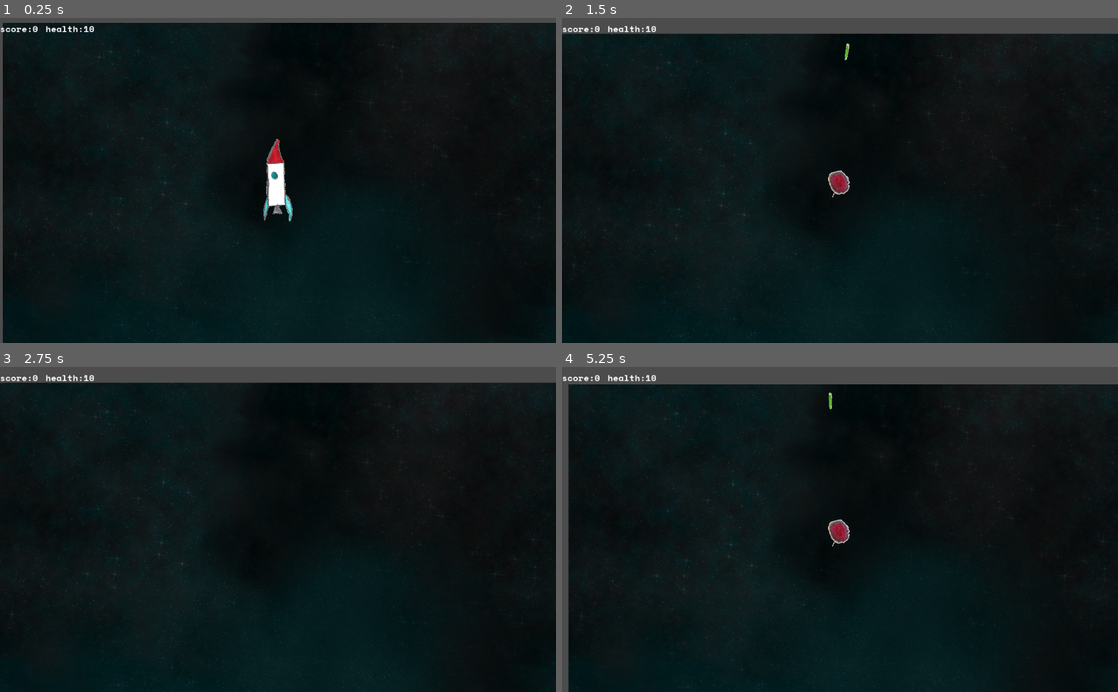
Above: before the commit, frames 1-4 (two rows, left to right).
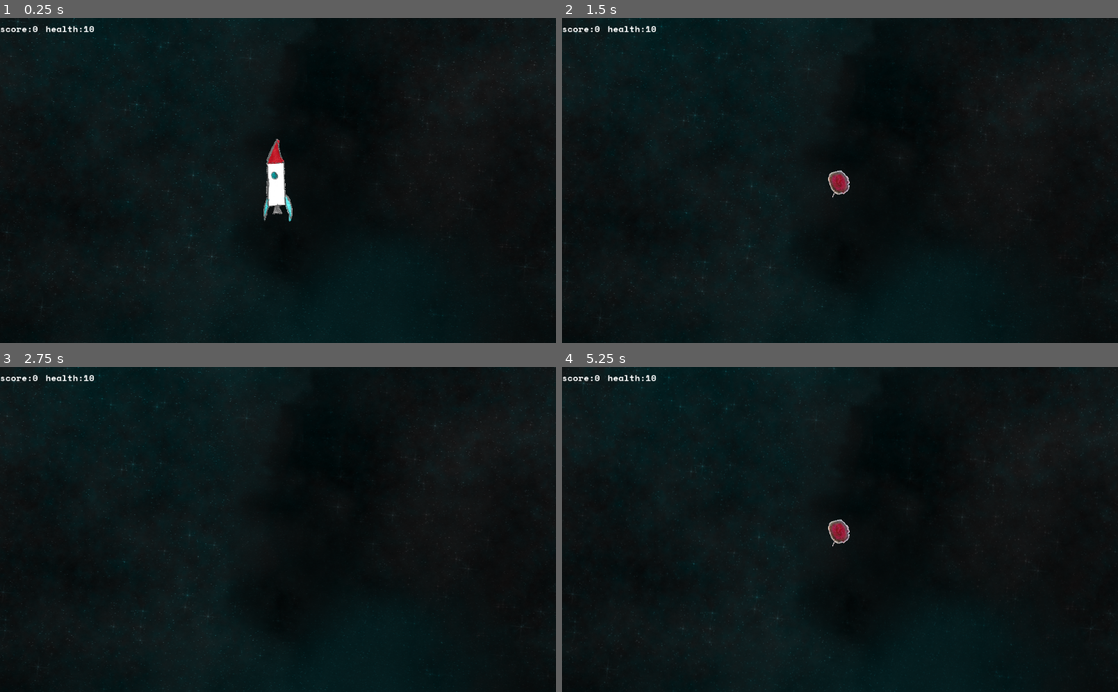
Above: after the commit, the same moments.

Repository: the-g-force/FamJam-April2020
Game: Godot game, scene res://src/Level.tscn
Two runs of this game, one before a commit and one after it. Both use one fixed random seed, a clock stepped at 60 frames per second and the inputs below. Sound files missing from this copy of the repository are replaced by a short silence.
Inputs:
- Up to frame 1 (0.25 s): no input
- Up to frame 2 (1.5 s): hold Right (TurnRight) 0.53-1.28 s; tap Space (Fire) at 0.6 s; hold Left (TurnLeft) from 1.28 s (still down); tap Delete (die) at 1.35 s
- Up to frame 3 (2.75 s): release Left (TurnLeft) at 2.03 s; hold Right (TurnRight) from 2.03 s (still down); tap Space (Fire) at 2.1 s
- Up to frame 4 (5.25 s): tap Enter at 2.75 s; release Right (TurnRight) at 2.78 s; hold Up (Thrust) 2.78-3.5 s; tap Delete (die) at 2.85, 5.1 s; click "Restart" at 3.5 s; hold Left (TurnLeft) from 4.28 s (still down); tap Space (Fire) at 4.35 s

The runs differ from the first frame. In frame 1, 2.3% of the frame differs, in the area x 0-100%, y 0-100%; in frame 2, 5.2%; in frame 3, 5.2%; in frame 4, 6.6%.

Commit message:
Add faster player bullets

Diff:
--- a/project/src/Bullet.gd
+++ b/project/src/Bullet.gd
@@ -2,7 +2,7 @@
 
 
 export var forward_vector : Vector2 = Vector2(1,0) setget _set_forward_vector
-export var speed : float = 200
+export var speed : float = 400
 
 func _process(delta: float):
 	var velocity = forward_vector * speed * delta
--- a/project/src/Level.tscn
+++ b/project/src/Level.tscn
@@ -17,7 +17,7 @@
 region_rect = Rect2( 0, 0, 5000, 5000 )
 
 [node name="Rocket" parent="." instance=ExtResource( 1 )]
-position = Vector2( 506.504, 293.862 )
+position = Vector2( 2506.63, 2244.61 )
 
 [node name="HUD" parent="Rocket" instance=ExtResource( 5 )]
 
